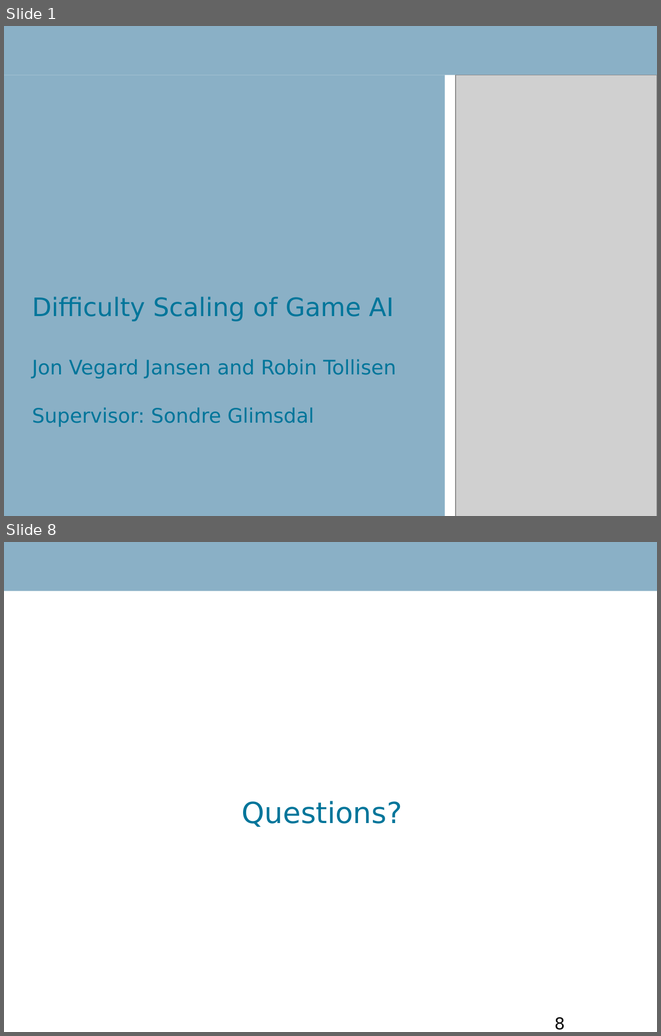
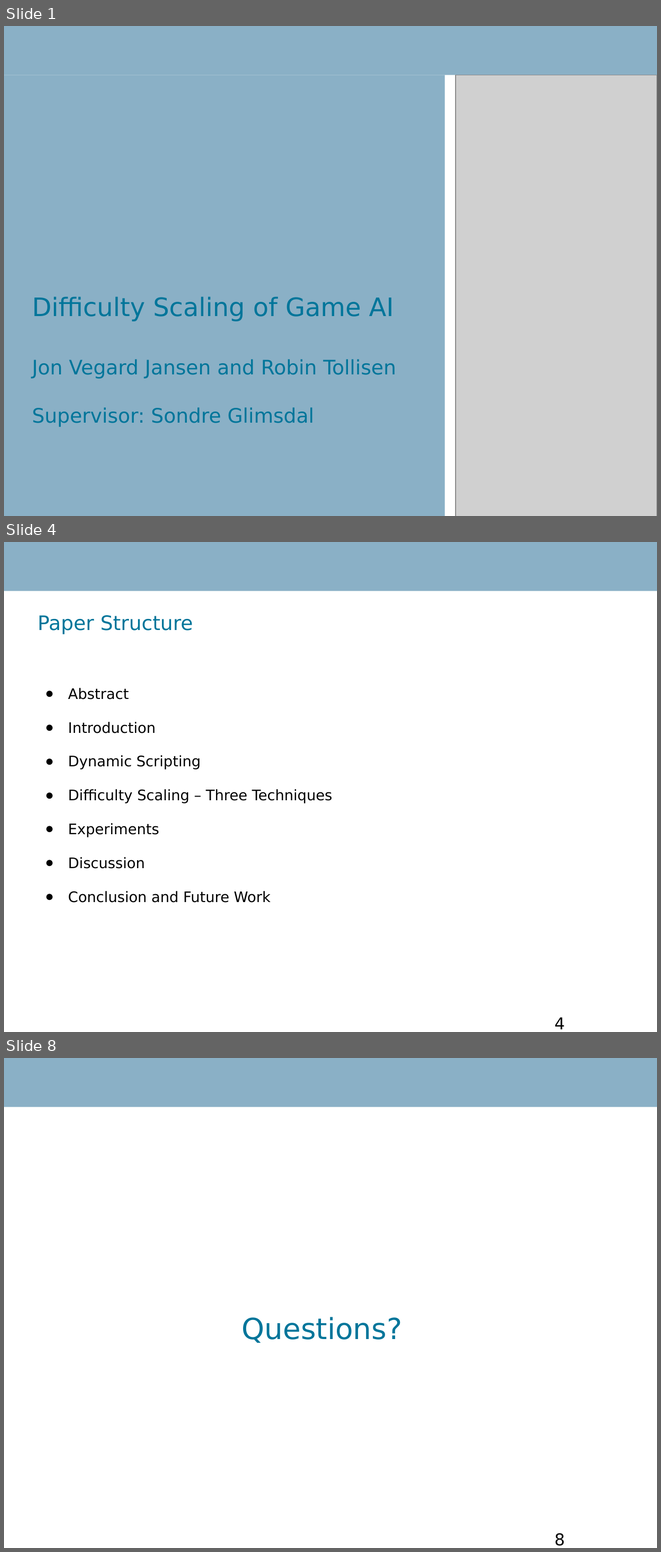
Before and after one commit to RobinTo/AdaptiveGame, a slide deck: IKT426 Research Seminar Report/presentation.ppt. Shown one above the other, each under a label of ours: slides 1 and 8 before the commit, slides 1, 4 and 8 after it; the slides between them are not shown. The pictures are 661x1036 and 661x1552 pixels, drawn with LibreOffice and Linux fonts; fonts in the diff are those of the drawing; grey boxes stand for pictures; background and template pictures are left out. Boxes give left, top, right and bottom in pixels: in the first picture for what was removed or moved away, otherwise in the second. Text is boxed around its words. In the diff, an @@ line names an element or a change of style, - is before the commit and + after.

```diff
--- a/IKT426 Research Seminar Report/presentation.ppt
+++ b/IKT426 Research Seminar Report/presentation.ppt
@@ slide 4 added at [4, 542, 657, 1032], background #FFFFFF; not listed: 1 template element that a slide beside it also shows @@
@@ text added at [37, 615, 193, 634], 22 pt, text #00759A @@
+Paper Structure
@@ text added at [68, 688, 333, 902], 16 pt, text #000000 @@
+● Abstract
+● Introduction
+● Dynamic Scripting
+● Difficulty Scaling – Three Techniques
+● Experiments
+● Discussion
+● Conclusion and Future Work
@@ page number added at [555, 1017, 565, 1029], 18 pt, text #000000 @@
+4
```
Also in this commit, not shown: 3 slides changed, 1 other slide added, 2 slides removed, 2 other files.
